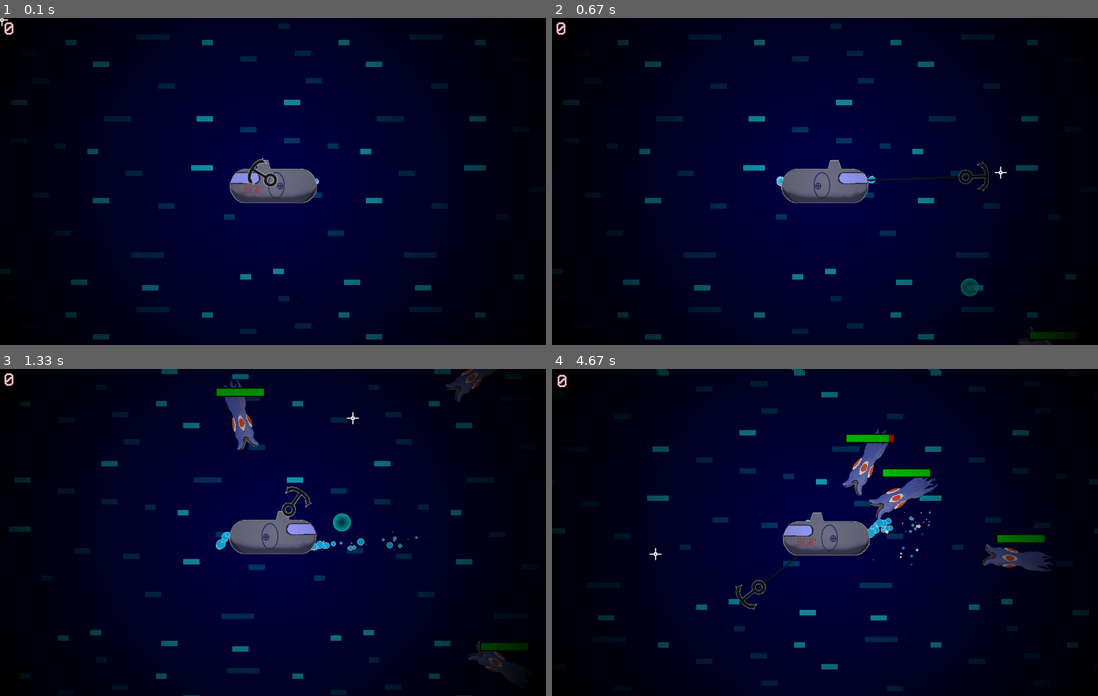
Above: before the commit, frames 1-4 (two rows, left to right).
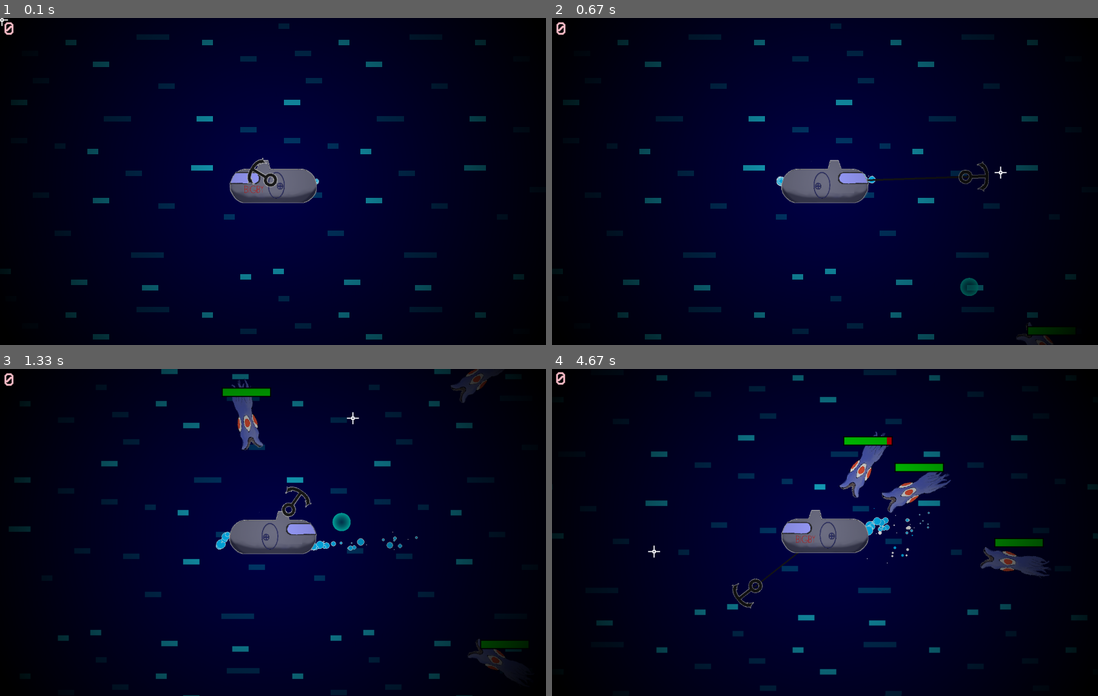
Above: after the commit, the same moments.

Repository: CurryMan1/Pygame-Halloween-GameJam-2023
Game: pygame game, started from main.py
The game is run twice, just before and just after one commit, with the same random seed, the same clock (stepped at 60 frames per second) and the same inputs.
Inputs (mouse positions are in pixels of both pictures, inside the frame that each line leads up to):
- Up to frame 1 (0.1 s): no input
- Up to frame 2 (0.67 s): click (999, 171) at 0.38 s
- Up to frame 3 (1.33 s): tap Space at 0.73, 1.03, 1.23 s; click (141, 535) at 0.75 s; click (354, 418) at 1.25 s
- Up to frame 4 (4.67 s): click (693, 467) at 1.55 s; click (808, 476) at 1.88 s; click (748, 463) at 2.22 s; click (1016, 617) at 2.55 s; click (644, 565) at 2.88 s; click (666, 470) at 3.22 s; click (693, 588) at 3.55 s; click (1021, 607) at 3.88 s; click (661, 653) at 4.22 s; click (655, 552) at 4.55 s

Frame 1 is identical in both runs. In frame 2, 0.2% of the frame differs, in the area x 74-95%, y 79-100%; in frame 3, 1.1%; in frame 4, 7.8%, in the area x 0-100%, y 0-100%.

Commit message:
made squids girate a bit

Diff:
--- a/entities.py
+++ b/entities.py
@@ -188,6 +188,8 @@
         #vel
         if not self.on_cooldown:
             self.x_vel, self.y_vel = calculate_kb((x, y), self.rect.center, self.SPEED)
+            self.x_vel += random.randint(-2, 2)
+            self.y_vel += random.randint(-2, 2)
         else:
             if abs(self.x_vel) < 1 and abs(self.y_vel) < 1:
                 self.on_cooldown = False
